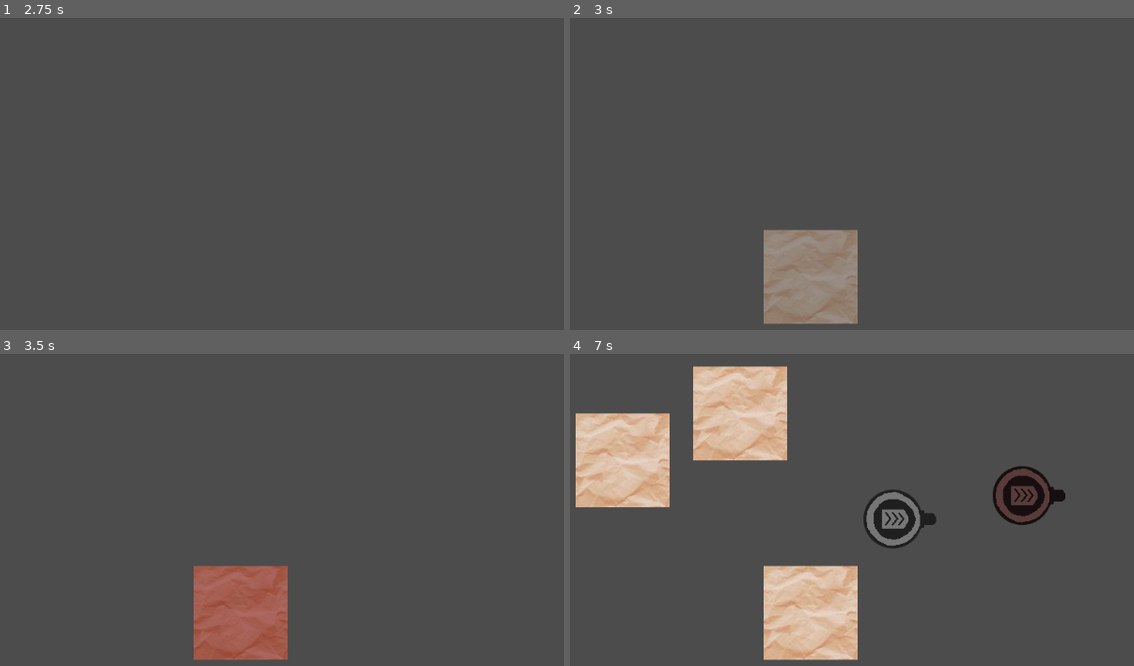
Above: before the commit, frames 1-4 (two rows, left to right).
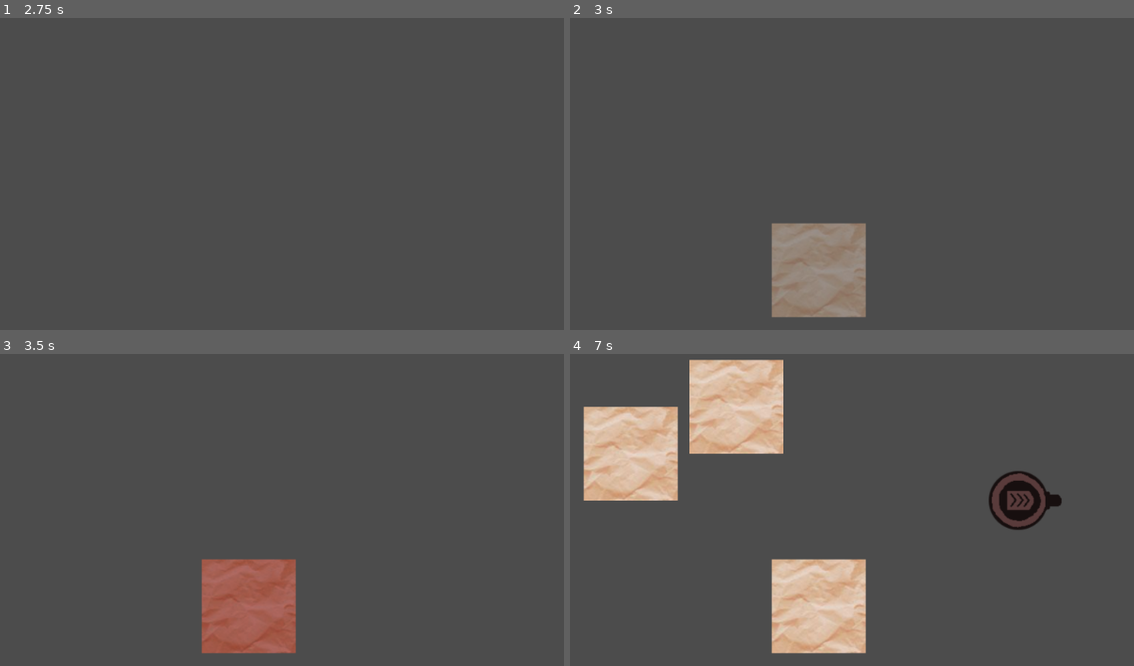
Above: after the commit, the same moments.

Repository: warriormaster12/SlimeNation
Game: Godot game, scene res://PhaseBuild/Root/Root.tscn
Two runs of this game, one before a commit and one after it. Both use one fixed random seed, a clock stepped at 60 frames per second and the inputs below. The engine's default icon, where the game draws it, is replaced by a stand-in: a white triangle on a blue panel in a dark square.
Inputs (mouse positions are in pixels of both pictures, inside the frame that each line leads up to):
- Up to frame 1 (2.75 s): tap Enter at 0.5, 2 s; move the mouse to (451, 170) at 0.52 s; press the mouse at (451, 170) at 0.53 s; tap Space at 1.25 s; move the mouse to (135, 214) at 1.27 s; release the mouse at (135, 214) at 1.28 s; click (135, 214) at 1.35 s; move the mouse to (360, 96) at 2.02 s; hold R (game_build_rotate_trap) from 2.03 s (still down); click (360, 96) at 2.3 s
- Up to frame 2 (3 s): tap Space at 2.75 s; move the mouse to (818, 280) at 2.77 s; release R (game_build_rotate_trap) at 2.78 s; tap Mouse wheel down (game_build_select_next_trap) at 2.85 s
- Up to frame 3 (3.5 s): click (248, 616) at 3.05 s
- Up to frame 4 (7 s): tap Enter at 3.5 s; move the mouse to (1083, 594) at 3.52 s; press the mouse at (1083, 594) at 3.53 s; tap Mouse wheel up (game_build_select_prev_trap) at 3.6 s; tap Space at 4.25 s; move the mouse to (632, 463) at 4.27 s; release the mouse at (632, 463) at 4.28 s; tap 1 (game_build_select_trap_1) at 4.35 s; click (632, 463) at 4.55 s; move the mouse to (897, 528) at 5.02 s; hold 2 (game_build_select_trap_2) 5.03-5.78 s; click (897, 528) at 5.3 s; move the mouse to (744, 416) at 5.77 s; tap 3 (game_build_select_trap_3) at 5.85 s; click (744, 416) at 6.05 s; move the mouse to (1021, 506) at 6.52 s; hold 4 (game_build_select_trap_4) from 6.53 s (still down); click (1021, 506) at 6.8 s

Frame 1 is identical in both runs. In frame 2, 1.7% of the frame differs, in the area x 34-53%, y 65-99%; in frame 3, 1.7%; in frame 4, 11%, in the area x 1-88%, y 1-99%.

Commit message:
feat: Add camera movement

Diff:
--- /dev/null
+++ b/SlimeNation/Game/Game.tscn
@@ -0,0 +1,11 @@
+[gd_scene load_steps=2 format=2]
+
+[ext_resource path="res://PhaseBuild/Root/Root.tscn" type="PackedScene" id=1]
+
+[node name="Game" type="Node2D"]
+
+[node name="BuildRoot" parent="." instance=ExtResource( 1 )]
+
+[node name="Node2D" type="Node2D" parent="."]
+
+[editable path="BuildRoot"]
--- a/SlimeNation/PhaseBuild/Root/Builder.gd
+++ b/SlimeNation/PhaseBuild/Root/Builder.gd
@@ -22,7 +22,7 @@
 	_err = EntityDb.connect("register_trap", self, "_on_EntityDb_register_trap")
 	_err = EntityDb.connect("unregister_trap", self, "_on_EntityDb_unregister_trap")
 
-func place_trap(x: int, y: int) -> void:
+func place_trap() -> void:
 	if self.__index == -1 or colliders_counter > 0:
 		return
 	name = self.__traps[self.__index]
@@ -34,7 +34,7 @@
 	if nodeScene == null:
 		_log("No resource loaded for '%s'" % name)
 		return
-	var pos = _fit_to_cell(Vector2(x, y))
+	var pos = _fit_to_cell(cursor_pos)
 	var node = nodeScene.instance()
 	node.position = pos
 	container.add_child(node)
@@ -91,7 +91,7 @@
 	if self.__index == -1:
 		return
 	if trap_ghost != null:
-		cursor_pos = get_viewport().get_mouse_position()
+		cursor_pos = GameCamera.get_global_mouse_position()
 		trap_ghost.position = _fit_to_cell(cursor_pos)
 
 # Trap ghost signals
@@ -115,8 +115,8 @@
 
 # InputHandler signals
 
-func _on_InputHandler_place_trap(x: int, y: int):
-	place_trap(x, y)
+func _on_InputHandler_place_trap():
+	place_trap()
 
 func _on_InputHandler_rotate_trap():
 	rotate_trap()
--- a/SlimeNation/PhaseBuild/Root/InputHandler.gd
+++ b/SlimeNation/PhaseBuild/Root/InputHandler.gd
@@ -1,7 +1,7 @@
 extends Node2D
 
 
-signal place_trap(x, y)
+signal place_trap()
 signal rotate_trap()
 signal select_trap(index)
 signal select_next_trap()
@@ -12,8 +12,7 @@
 func _unhandled_input(event):
 	if event.is_action_pressed("game_build_place"):
 		_log("Emit place_trap")
-		var pos = get_viewport().get_mouse_position();
-		emit_signal("place_trap", pos.x, pos.y)
+		emit_signal("place_trap")
 	elif event.is_action_pressed("game_build_rotate_trap"):
 		_log("Emit rotate_trap")
 		emit_signal("rotate_trap")
--- /dev/null
+++ b/SlimeNation/Scripts/Camera.gd
@@ -0,0 +1,29 @@
+extends Camera2D
+
+const CAMERA_MOVE_THRESHOLD = 0.7;
+const CAMERA_MOVE_SPEED = 200;
+
+# Called when the node enters the scene tree for the first time.
+func _ready():
+    make_current()
+
+
+# Called every frame. 'delta' is the elapsed time since the previous frame.
+func _process(delta: float):
+    var pos = __get_normalized_mouse_pos()
+    if pos.x > CAMERA_MOVE_THRESHOLD:
+        position.x += CAMERA_MOVE_SPEED * delta
+    elif pos.x < -CAMERA_MOVE_THRESHOLD:
+        position.x -= CAMERA_MOVE_SPEED * delta;
+
+    if pos.y > CAMERA_MOVE_THRESHOLD:
+        position.y += CAMERA_MOVE_SPEED * delta
+    elif pos.y < -CAMERA_MOVE_THRESHOLD:
+        position.y -= CAMERA_MOVE_SPEED * delta;
+
+# x: -1 -> 1
+# y: -1 -> 1
+func __get_normalized_mouse_pos() -> Vector2:
+    var pos = get_local_mouse_position()
+    var size = get_viewport_rect().size;
+    return pos / (size / 2.0)
--- a/SlimeNation/project.godot
+++ b/SlimeNation/project.godot
@@ -28,6 +28,7 @@
 
 EntityDb="*res://Scripts/Entity/EntityDB.gd"
 BuildPhaseState="*res://PhaseBuild/BuildPhaseState.gd"
+GameCamera="*res://Scripts/Camera.gd"
 
 [input]
 
